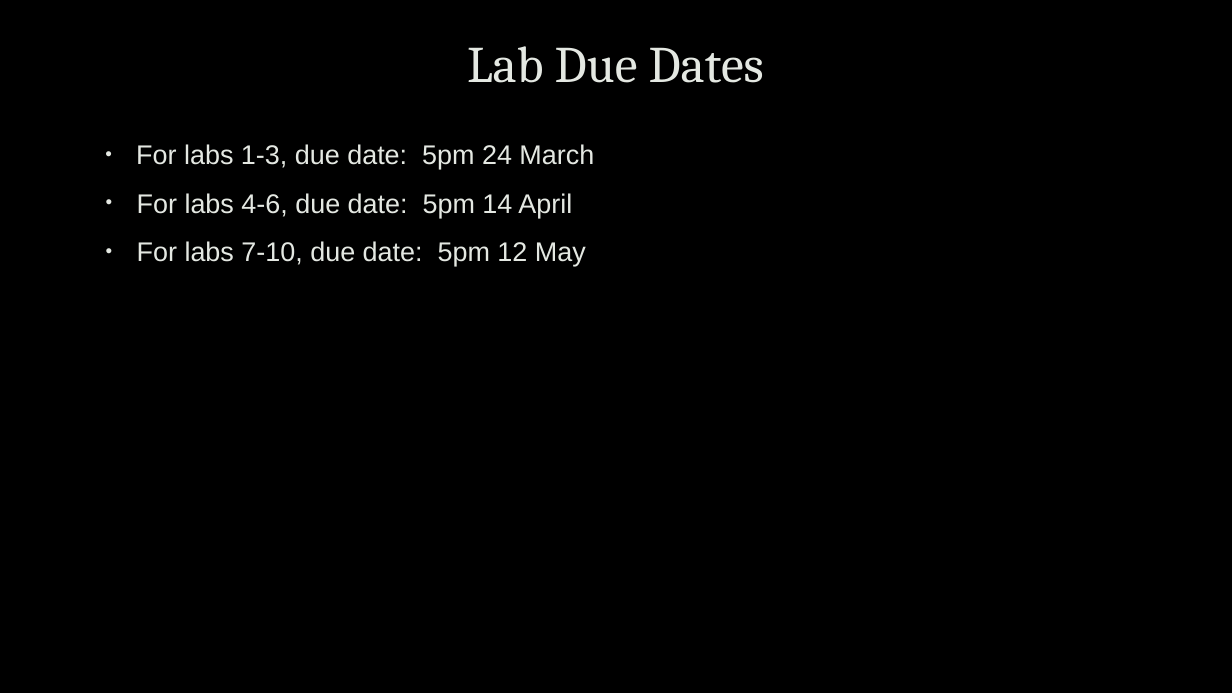
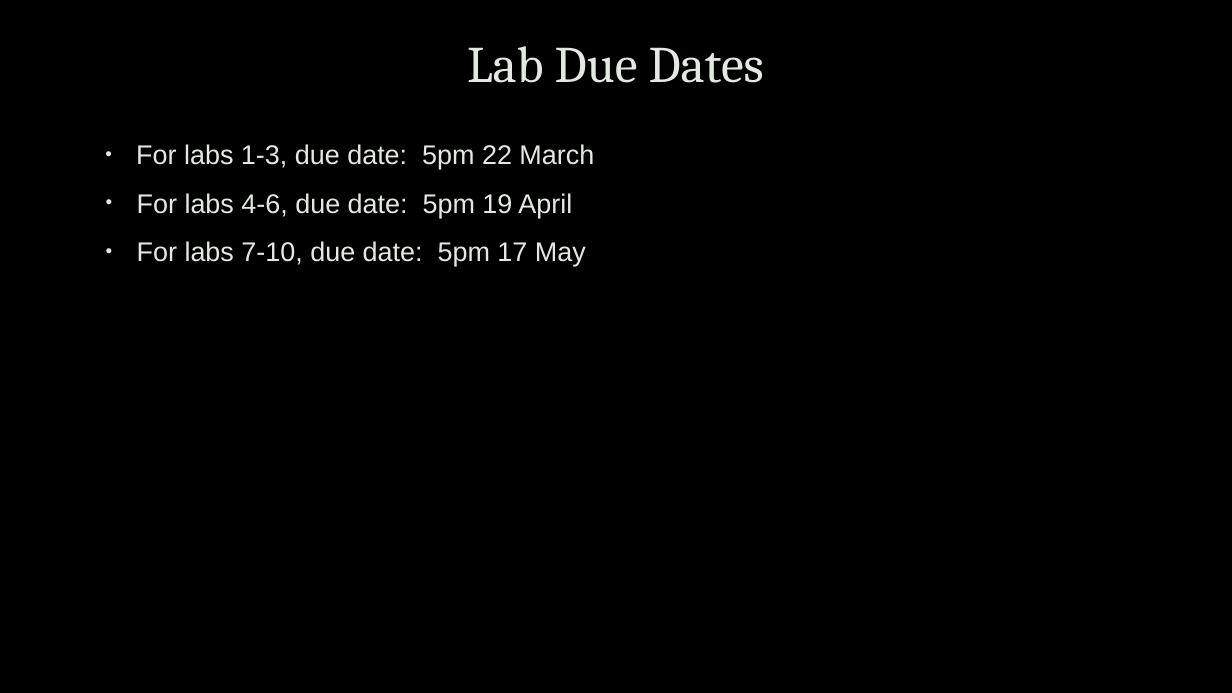
Before and after one commit to uwacyber/cits1003, a slide deck: slide 24 of cits1003-lecture_slides/CITS1003-0 Overview.pptx (slide 23 before the commit). Drawn at 1232x693 pixels with LibreOffice and Linux fonts; fonts in the diff are those of the drawing; background and template pictures are left out. Boxes give left, top, right and bottom in pixels: in the first picture for what was removed or moved away, otherwise in the second. Text is boxed around its words. In the diff, an @@ line names an element or a change of style, - is before the commit and + after.

```diff
--- a/cits1003-lecture_slides/CITS1003-0 Overview.pptx
+++ b/cits1003-lecture_slides/CITS1003-0 Overview.pptx
@@ text at (x1=136, y1=144, x2=594, y2=266): text changed @@
-• For labs 1-3, due date: 5pm 24 March
-• For labs 4-6, due date: 5pm 14 April
-• For labs 7-10, due date: 5pm 12 May
+• For labs 1-3, due date: 5pm 22 March
+• For labs 4-6, due date: 5pm 19 April
+• For labs 7-10, due date: 5pm 17 May
```
Also in this commit, not shown: 29 other slides changed, 1 slide added, 1 slide removed.
